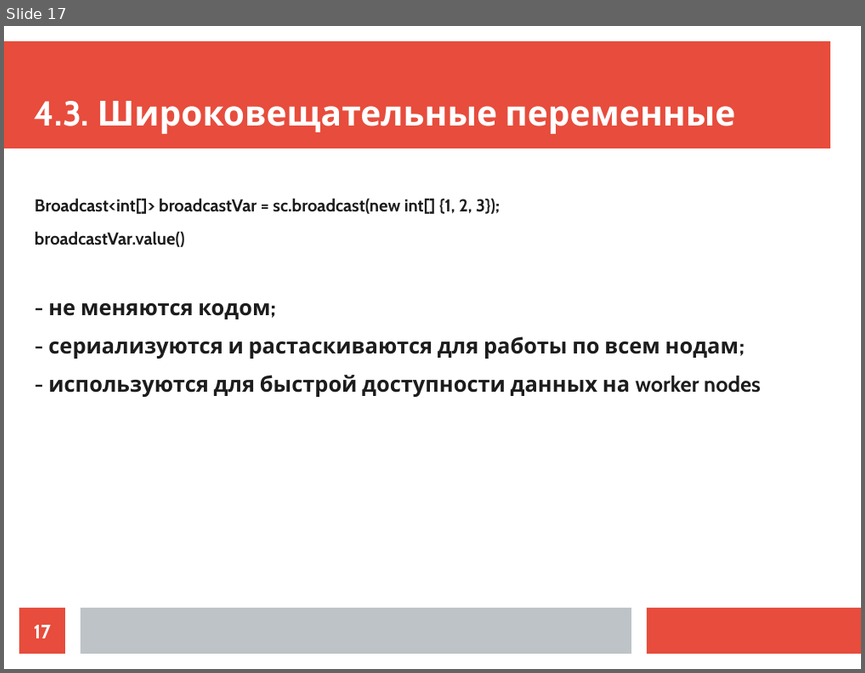
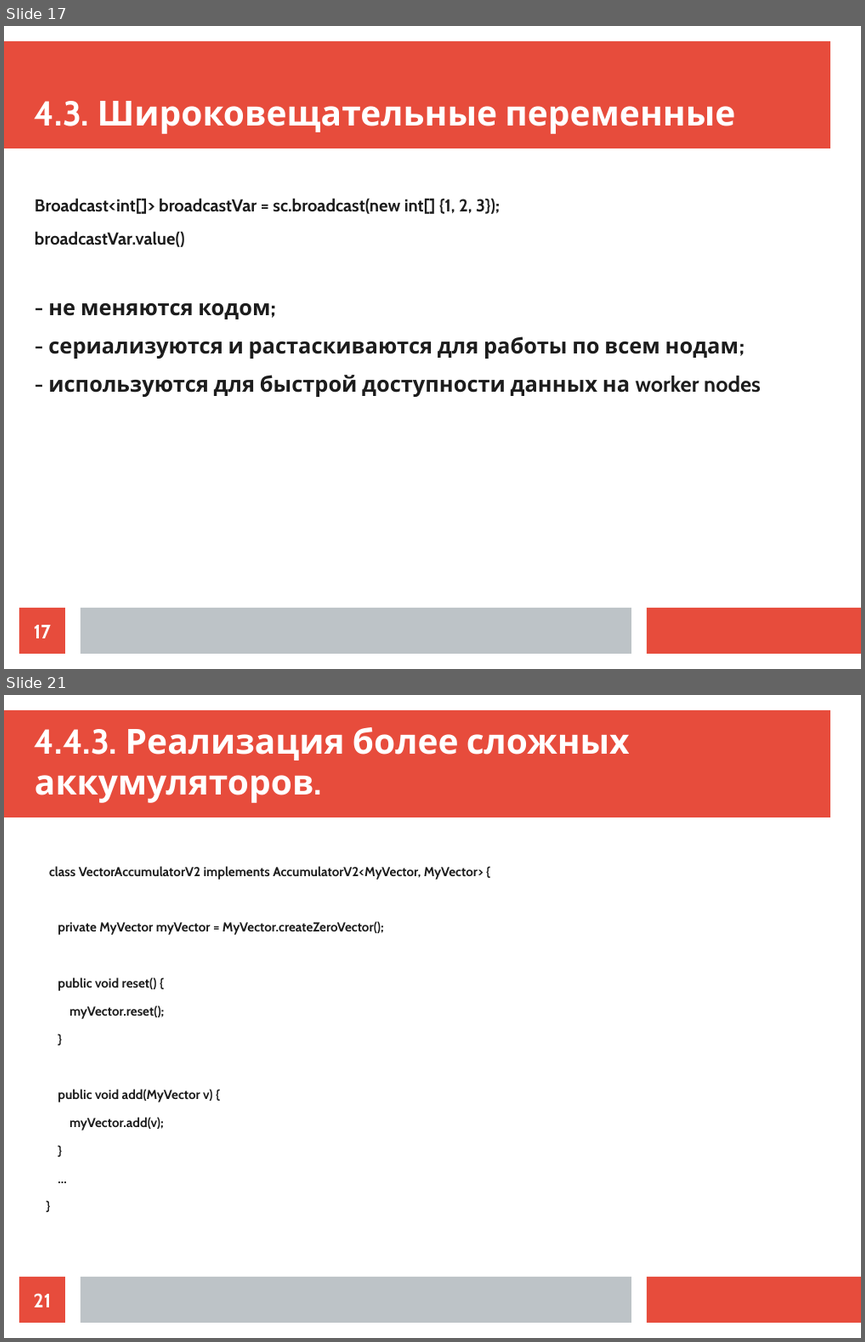
Before and after one commit to ilya1st/spark-samples, a slide deck: report_plan/report.odp. Shown one above the other, each under a label of ours: slide 17 before the commit, slides 17 and 21 after it; the slides between them are not shown. The pictures are 865x673 and 865x1342 pixels, drawn with LibreOffice and Linux fonts; fonts in the diff are those of the drawing. Boxes give left, top, right and bottom in pixels: in the first picture for what was removed or moved away, otherwise in the second. Text is boxed around its words. In the diff, an @@ line names an element or a change of style, - is before the commit and + after.

```diff
--- a/report_plan/report.odp
+++ b/report_plan/report.odp
@@ slide 21 added at box(4, 695, 861, 1338), background #FFFFFF; not listed: 3 template elements that a slide beside it also shows @@
@@ title added at box(35, 727, 630, 803), 32 pt, text #FFFFFF, bold @@
+4.4.3. Реализация более сложных аккумуляторов.
@@ text added at box(49, 866, 483, 1130), 12 pt, text #1C1C1C, bold @@
+class VectorAccumulatorV2 implements AccumulatorV2<MyVector, MyVector> {
+private MyVector myVector = MyVector.createZeroVector();
+public void reset() {
+myVector.reset();
+}
+public void add(MyVector v) {
+myVector.add(v);
+}
+...
+}
@@ page number added at box(19, 1276, 65, 1322), fill #E74C3C, 18 pt, text #FFFFFF, bold @@
+21
```
Also in this commit, not shown: 3 slides changed, 12 other slides added, 6 slides removed, 2 other files.
